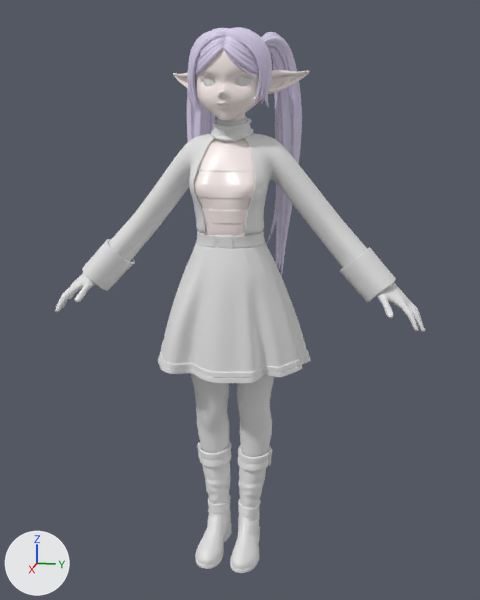
A saved change to the Blender file Blender/frieren_19.blend.
Before and after are seen from a 50 mm camera at (1.909, 0.408, 1.307) aimed at (-0.046, 0.017, 0.818). Lighting does not change. The marker at lower left points along +X, +Y and +Z.
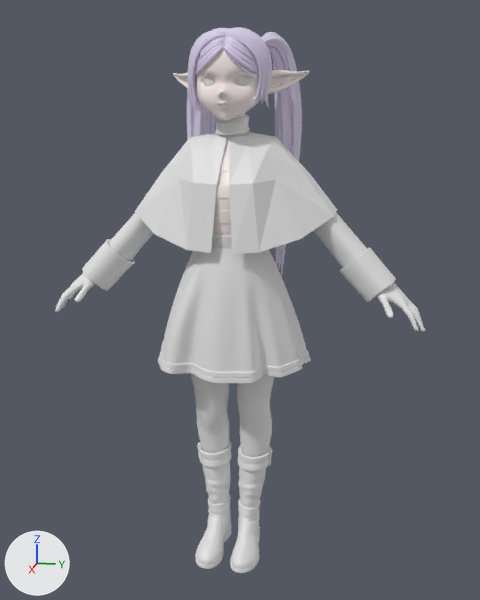
What changed in the scene script:
```text
Change me_cylinder_001:
    used by ob_cylinder_001; location = (-0.017, 0.0, 1.348); rotation_euler = (0.0, 0.195, 0.0), in degrees (0, 11, 0); scale = (0.0549, 0.0585, 0.0549)
    remove me_cylinder_001.from_pydata(...)  # 112 vertices, 104 faces; spans x -1.13..1.31, y -1.13..1.13, z -0.9..0.09
    add me_cylinder_001.from_pydata(...)  # 337 vertices, 318 faces; spans x -0.07..0.06, y -0.06..0.06, z -0.02..0.02
    me_cylinder_001 part 1: 112 vertices removed from x -1.13..1.31, y -1.13..1.13, z -0.9..0.09; 337 vertices added at x -0.07..0.06, y -0.06..0.06, z -0.02..0.02
Add me_plane_001:
    me_plane_001.from_pydata(...)  # 24 vertices, 16 faces; spans x -0.095..0.129, y 0.005..0.304, z 0.992..1.328
Change ob_cylinder_001:
    ob_cylinder_001.location: (-0.017, 0.0, 1.348) -> (-0.01, -0.001, 1.336)
    ob_cylinder_001.rotation_euler: (0.0, 0.195, 0.0) -> (0.0, 0.193, 0.0)  # degrees (0, 11, 0)
    ob_cylinder_001.scale: (0.0549, 0.0585, 0.0549) -> (0.934, 0.934, 0.934)
Change ob_cylinder_007:
    ob_cylinder_007.location: (-0.017, 0.0, 1.342) -> (-0.016, 0.0, 1.346)
Add ob_plane_002:
    ob_plane_002 = bpy.data.objects.new('Plane.002', me_plane_001)
    ob_plane_002.location = (0.0, 0.0, 0.0)
    _m = ob_plane_002.modifiers.new('Mirror', 'MIRROR')
    _m.use_axis = (False, True, False)
```

Location of each change, [x1, y1, x2, y2] in pixels of the pictures (480 x 600 px):
'Plane.002', added: after [134, 133, 337, 254]
'Cylinder.001', reshaped, moved, turned, rescaled: before [211, 118, 253, 142]; after [215, 119, 250, 135]
'Cylinder.007', moved: before [217, 116, 247, 126]; after [215, 114, 249, 122]
'body.001', unchanged, covered by the edit: before [194, 157, 255, 224]; after [214, 157, 231, 224]
